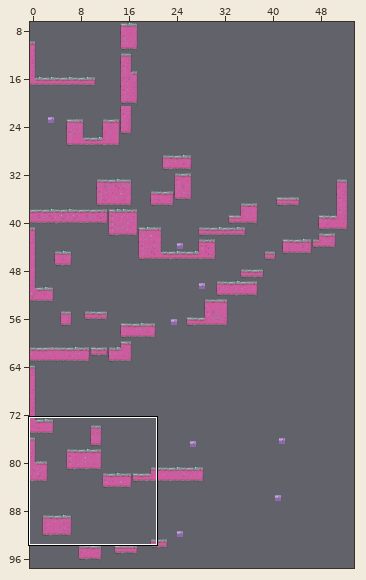
Tiled map: res/maps/map-a1.tmx. Above, an overview of the earlier version with the close-up marked.
Close-up. Before the edit:
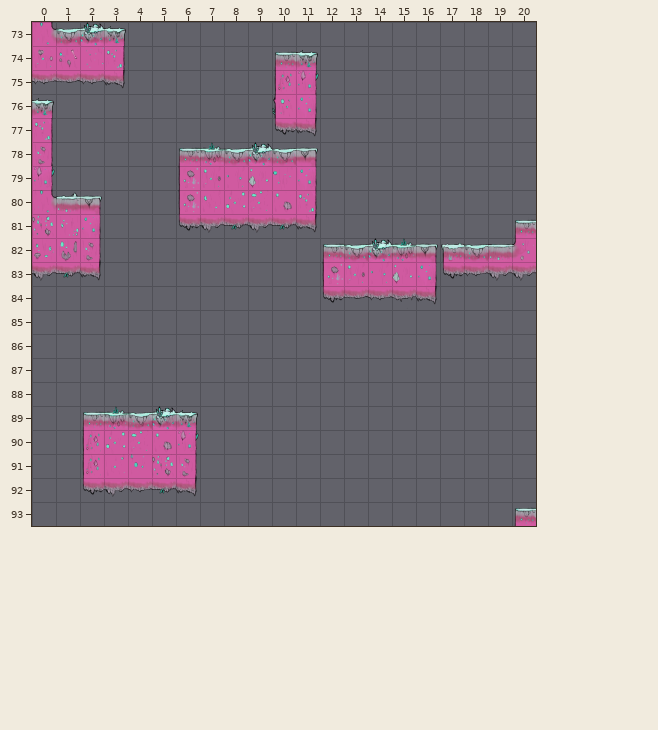
Cells are 64x64 px. Shown: x 0..20, y 73..93. The commit also changed other parts of the map, which this record leaves out.
The same view after the edit:
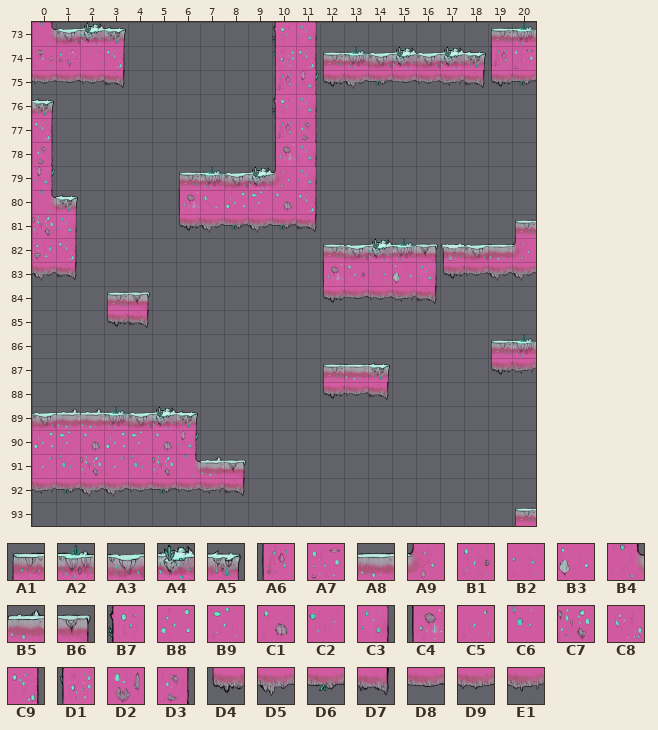
Key: from "tiledmap_final": A1 6, A2 7, A3 8, A4 9, A5 10, A6 31, A7 32, A8 55, A9 56, B1 57, B2 58, B3 59, B4 60, B5 61, B6 62, B7 79, B8 82, B9 83, C1 84, C2 86, C3 87, C4 104, C5 107, C6 108, C7 109, C8 110, C9 112, D1 129, D2 136, D3 137, D4 154, D5 155, D6 161, D7 162, D8 207, D9 208, E1 209.
__ is an empty cell.
Diff:
{"where": "layer \"main\""}
{"y":73,"x":10,"old":"__ __","new":"B7 C3"}
{"y":73,"x":19,"old":"__ __","new":"A1 A2"}
{"y":74,"x":10,"old":"A1 A5 __ __ __ __ __ __ __ __ __","new":"D1 C9 A1 A2 A3 A4 A3 A4 A5 A6 A7"}
{"y":75,"x":12,"old":"__ __ __ __ __ __ __ __ __","new":"D4 D5 D6 D8 D9 E1 D7 D4 D6"}
{"y":77,"x":10,"old":"D4 D7","new":"A6 D3"}
{"y":78,"x":6,"old":"A1 A2 A3 A4 A3 B6","new":"__ __ __ __ C4 C3"}
{"y":79,"x":6,"old":"C4 B1 B2 B3 C2","new":"A1 A2 A3 A4 A9"}
{"y":80,"x":1,"old":"B5 B6","new":"A5 __"}
{"y":81,"x":1,"old":"C8 C3","new":"C3 __"}
{"y":82,"x":1,"old":"D2 D3","new":"C9 __"}
{"y":83,"x":1,"old":"D6 D7","new":"D7 __"}
{"y":84,"x":3,"old":"__ __","new":"A1 B6"}
{"y":85,"x":3,"old":"__ __","new":"D4 D7"}
{"y":86,"x":19,"old":"__ __","new":"A1 A2"}
{"y":87,"x":12,"old":"__ __ __","new":"A1 A8 A5"}
{"y":87,"x":19,"old":"__ __","new":"D4 E1"}
{"y":88,"x":12,"old":"__ __ __","new":"D4 D9 D7"}
{"y":89,"x":0,"old":"__ __ A1","new":"A3 B5 B5"}
{"y":90,"x":0,"old":"__ __ A6","new":"B8 B9 C1"}
{"y":91,"x":0,"old":"__ __ A6","new":"C5 C6 C7"}
{"y":91,"x":6,"old":"D3 __ __","new":"B4 B5 B6"}
{"y":92,"x":0,"old":"__ __ D4","new":"E1 D6 D5"}
{"y":92,"x":6,"old":"D7 __ __","new":"D9 E1 D7"}
{"label":"changed","picture_box":[272,22,536,89]}
{"label":"changed","picture_box":[178,118,318,190]}
{"label":"changed","picture_box":[56,192,150,329]}
{"label":"added","picture_box":[490,334,536,375]}
{"label":"added","picture_box":[322,362,390,401]}
{"label":"changed","picture_box":[32,408,104,497]}
{"label":"changed","picture_box":[176,454,246,497]}
